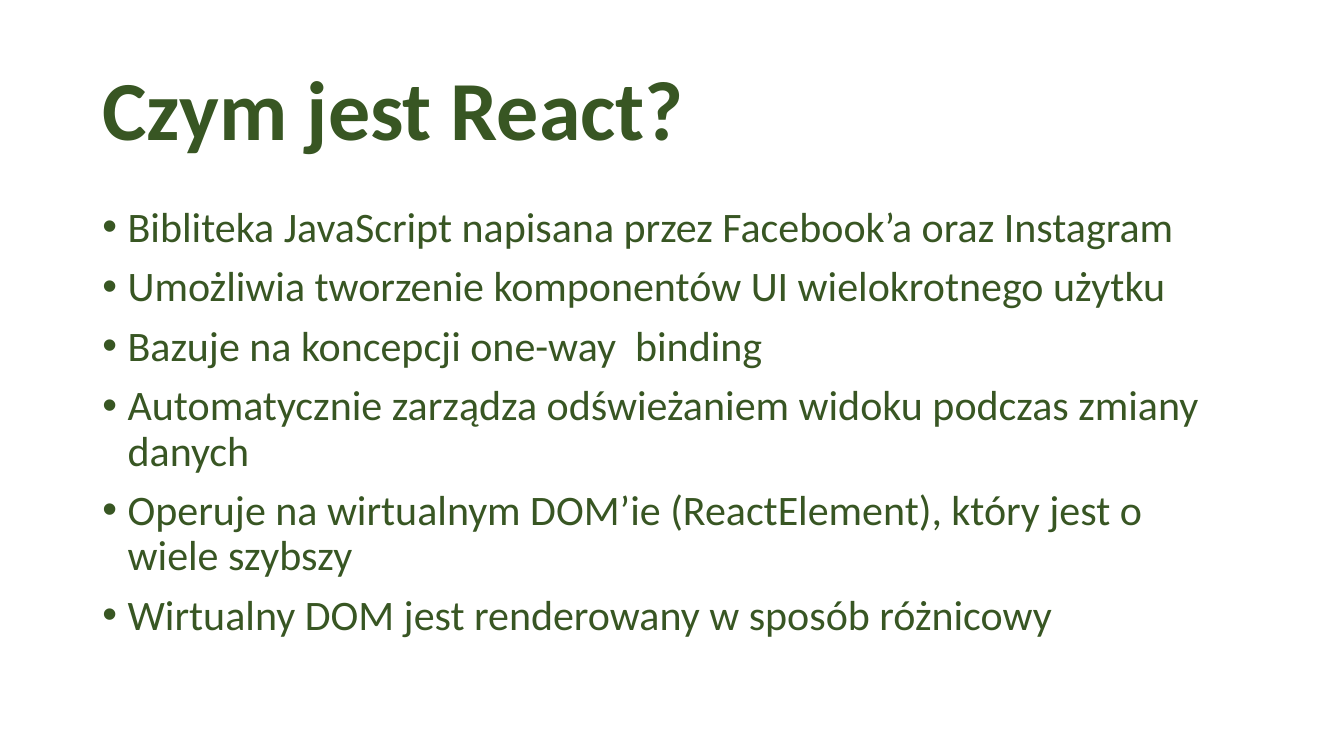
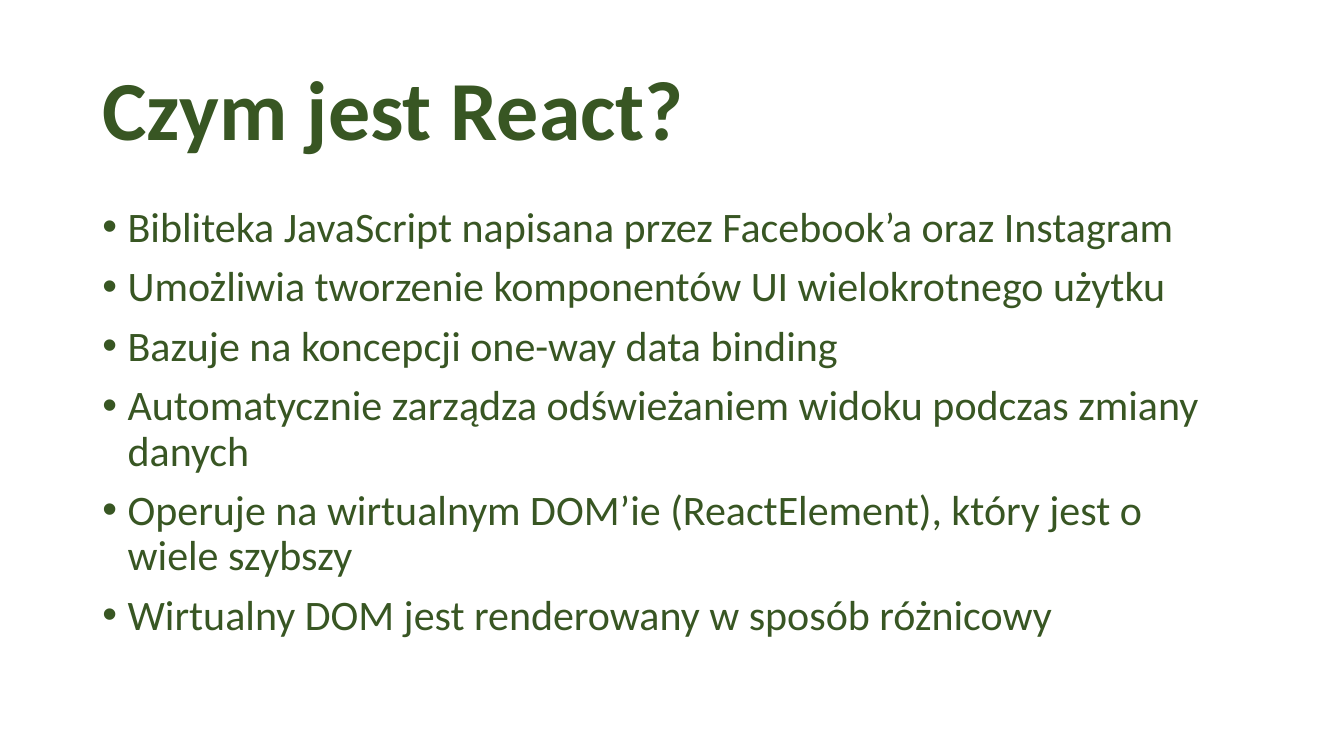
Before and after one commit to tim91/technologies-example, a slide deck: slide 2 of reactJS/Prezentacja.pptx. Drawn at 1344x756 pixels with LibreOffice and Linux fonts; fonts in the diff are those of the drawing; background and template pictures are left out. Boxes give left, top, right and bottom in pixels: in the first picture for what was removed or moved away, otherwise in the second. Text is boxed around its words. In the diff, an @@ line names an element or a change of style, - is before the commit and + after.

Commit message:
ReactJS refactoring and modifications before presentation

```diff
--- a/reactJS/Prezentacja.pptx
+++ b/reactJS/Prezentacja.pptx
@@ text at (128,332,838,369): text changed @@
-• Bazuje na koncepcji one-way binding
+• Bazuje na koncepcji one-way data binding
```
Also in this commit, not shown: 3 other slides changed, 1 slide added, 13 other files.
